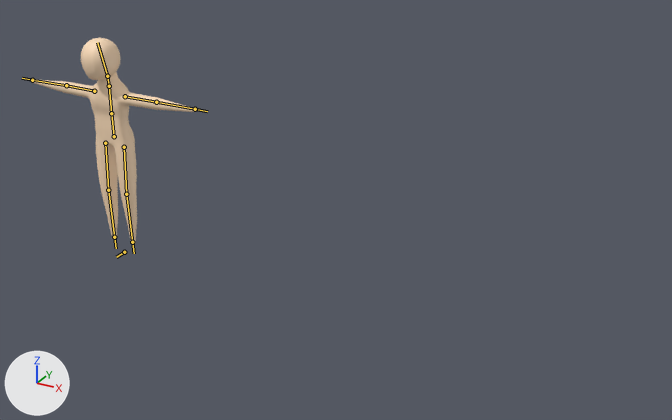
An edit to the Blender file Project Blender Files/TheMountain/NewPlayerCharacter.blend, drawn before and after from the same camera.
The view is the same before and after, from a 50 mm lens placed at (48.8, -51.9, 33.1), pointed at (20.1, 0.3, 7.0). The axes (+X, +Y, +Z) are drawn at lower left. The lights are the same throughout. The bones that bend it are drawn over the model as lines.

In view in the first picture: 'MainBody'.
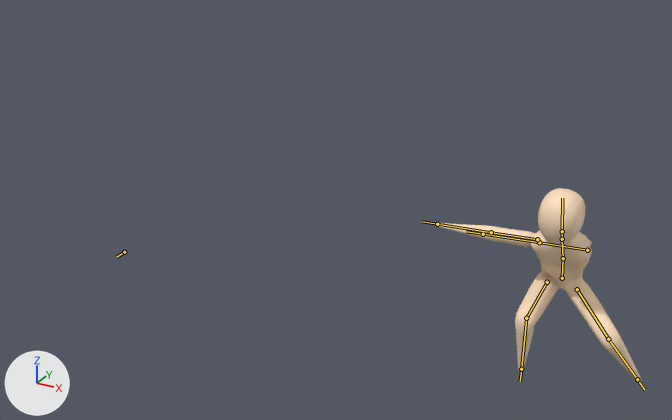
The newer file adds an action. The first version stands in its rest pose; the second is drawn at frame 26 of the action 'DodgeLeft'.

What differs and where, as boxes [x1, y1, x2, y2] in the pictures (672 x 420 px):
'MainBody', posed (25% wider, 6% shorter): before [31, 38, 197, 245]; after [435, 188, 642, 382]
bone 'Stomach', root to tip: before (114, 136) to (111, 113); after (562, 278) to (563, 258)
bone 'Chest', root to tip: before (111, 113) to (109, 86); after (563, 258) to (562, 239)
bone 'Neck', root to tip: before (109, 86) to (107, 76); after (562, 239) to (562, 231)
bone 'Head', root to tip: before (107, 76) to (97, 42); after (562, 231) to (562, 198)

The change in detail:
Bone 'Foot_IK.L' (bone_foot_ik_l) moves from (0.0, 0.0, 0.0) to (21.26, 0.0, -0.1).
Bone 'Foot_IK.R' (bone_foot_ik_r) moves from (0.0, 0.0, 0.0) to (18.76, -1.39, 0.0).
Bone 'Stomach' (bone_stomach) moves from (0.0, 0.0, 0.0) to (18.92, -1.79, -0.03).
Bone 'Stomach' (bone_stomach) turns from (0, 0, 0) to (22, 2, -2) degrees about its own x, y and z.
Bone 'Chest' (bone_chest) moves from (0.0, 0.0, 0.0) to (0.0, 0.0, 0.01).
Bone 'Chest' (bone_chest) turns from (0, 0, 0) to (12, 1, 0) degrees about its own x, y and z.
Bone 'Neck' (bone_neck) moves from (0.0, 0.0, 0.0) to (0.0, 0.0, 0.04).
Bone 'Neck' (bone_neck) turns from (0, 0, 0) to (-7, -1, 0) degrees about its own x, y and z.
Bone 'Head' (bone_head) moves from (0.0, 0.0, 0.0) to (0.0, 0.01, 0.07).
Bone 'Head' (bone_head) turns from (0, 0, 0) to (-18, -2, 1) degrees about its own x, y and z.
Bone 'Arm_IK.L' (bone_arm_ik_l) moves from (0.0, 0.0, 0.0) to (-3.04, -0.7, -3.19).
Bone 'KneePole.L' (bone_kneepole_l) moves from (0.0, 0.0, 0.0) to (-21.44, -0.2, -0.1).
Bone 'Arm_IK.R' (bone_arm_ik_r) moves from (0.0, 0.0, 0.0) to (3.06, -0.7, -3.19).
Bone 'KneePole.R' (bone_kneepole_r) moves from (0.0, 0.0, 0.0) to (-18.88, 1.39, 0.0).
